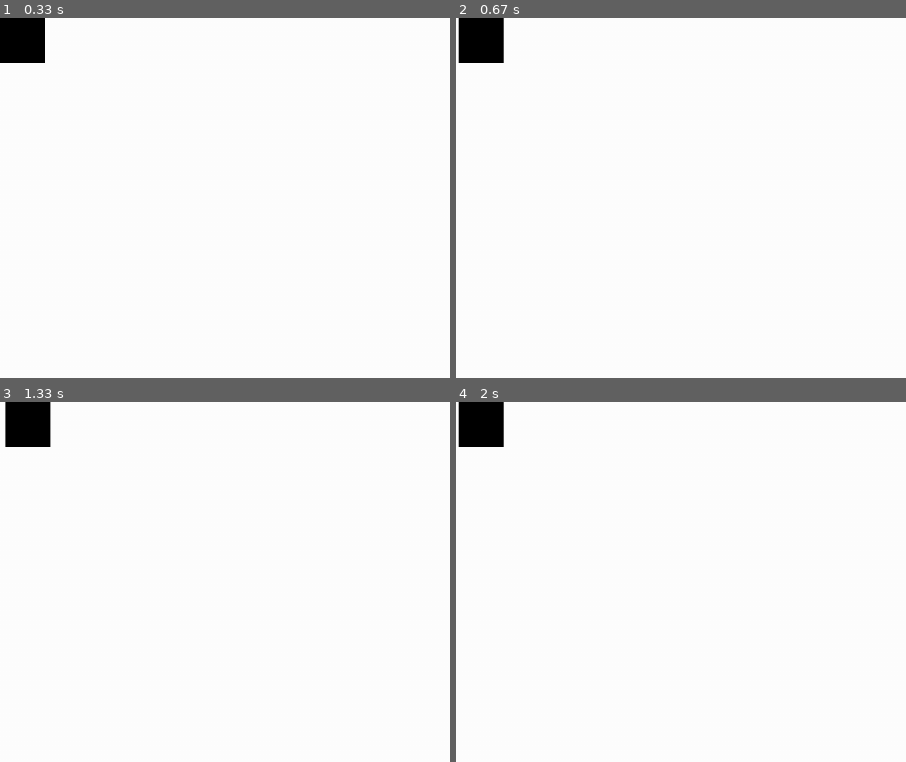
Above: before the commit, frames 1-4 (two rows, left to right).
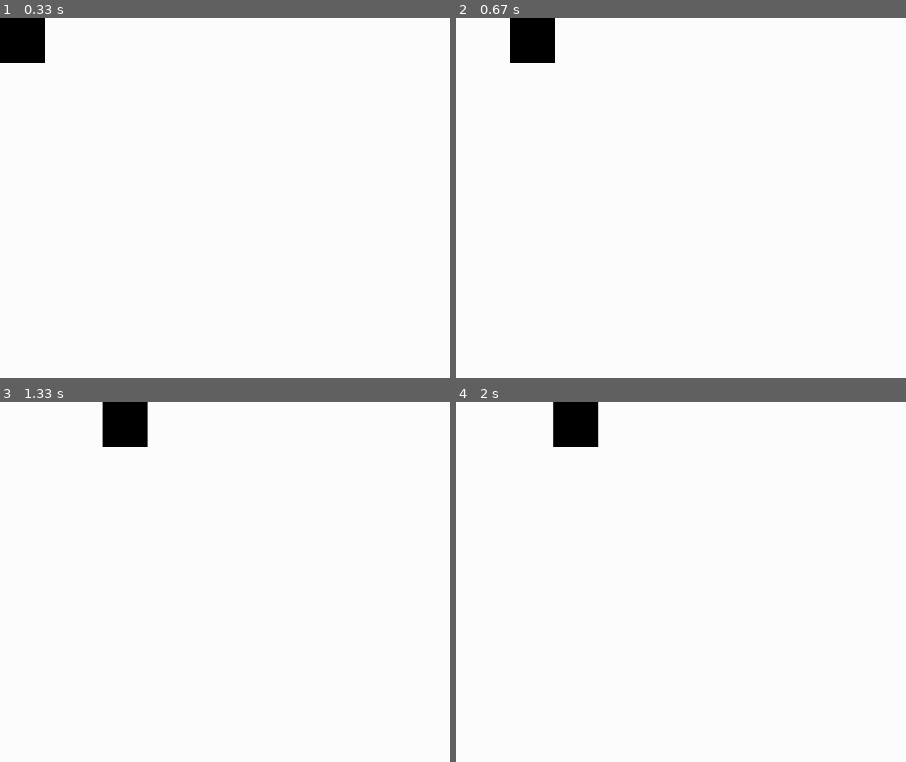
Above: after the commit, the same moments.

Repository: ramirezab/curso_pygame
Game: pygame game, started from Pruebas/juego_control_keybord.py
Two runs of this game, one before a commit and one after it. Both use one fixed random seed, a clock stepped at 60 frames per second and the inputs below.
Inputs:
- Up to frame 1 (0.33 s): no input
- Up to frame 2 (0.67 s): hold Right from 0.33 s (still down)
- Up to frame 3 (1.33 s): release Right at 0.8 s; hold Up 0.83-1.13 s; hold Right from 1.17 s (still down)
- Up to frame 4 (2 s): release Right at 1.63 s; hold Left from 1.67 s (still down)
The pictures show only the part of the screen within x 0-50%, y 0-50%; the shares and areas given below are measured in that part.

Frame 1 is identical in both runs. In frame 2, 2.5% of the frame differs, in the area x 0-22%, y 0-13%; in frame 3, 2.6%, in the area x 1-33%, y 0-13%; in frame 4, 2.6%.

Commit message:
Creacion de carpeta pong

Diff:
--- a/Pruebas/juego_control_keybord.py
+++ b/Pruebas/juego_control_keybord.py
@@ -12,8 +12,8 @@
 pygame.mouse.set_visible(0)
 x=0
 y=0
-vel_x=3
-vel_y=3
+vel_x=0
+vel_y=0
 while True:
 
     for event in pygame.event.get():
@@ -24,13 +24,24 @@
 
         if event.type == pygame.KEYDOWN:
             if event.key == pygame.K_LEFT:
-                x= x -vel_x
+                vel_x= -3
             if event.key == pygame.K_RIGHT:
-                x= x +vel_x
+                vel_x= 3
             if event.key == pygame.K_UP:
-                y= x -vel_y
+                vel_y= -3
             if event.key == pygame.K_DOWN:
-                y= x +vel_y
+                vel_y= 3
+
+        if event.type == pygame.KEYUP:
+            if event.key == pygame.K_LEFT:
+                vel_x= 0
+            if event.key == pygame.K_RIGHT:
+                vel_x= 0
+            if event.key == pygame.K_UP:
+                vel_y= 0
+            if event.key == pygame.K_DOWN:
+                vel_y= 0
+
 
 
         if event.type == pygame.KEYUP:
@@ -39,9 +50,14 @@
         x=0
     if x > 800:
         x=800
+    if y > 1000:
+        y=1000
+    if y < 0:
+        y=0
     screen.fill((255, 255, 255))
 
-
+    x += vel_x
+    y += vel_y
 
     pygame.draw.rect(screen, (0,0,0), (x, y, 50, 50))
 
